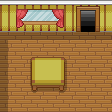
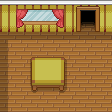
Comparing the layer stacks of the two 112x112 images. Changes:
removed group "Door" (3 layers) over [76, 6, 100, 32]
renamed "Doorframe" to "Door", moved it out of group "Door", painted on it over [76, 6, 100, 32]
removed layer "Door - fade" from group "Door" over [81, 11, 95, 32]
removed layer "Door - backing" from group "Door" over [81, 11, 95, 32]
added group "Room" with 3 layers over [0, 6, 112, 111]
moved "Shadow" (3rd of 3, in "Room") into group "Room", painted on it, unmasked it over [0, 28, 112, 111]
moved "Floor" into group "Room", painted on it over [0, 16, 112, 111]
moved "Wall" into group "Room", painted on it over [0, 6, 112, 32]
